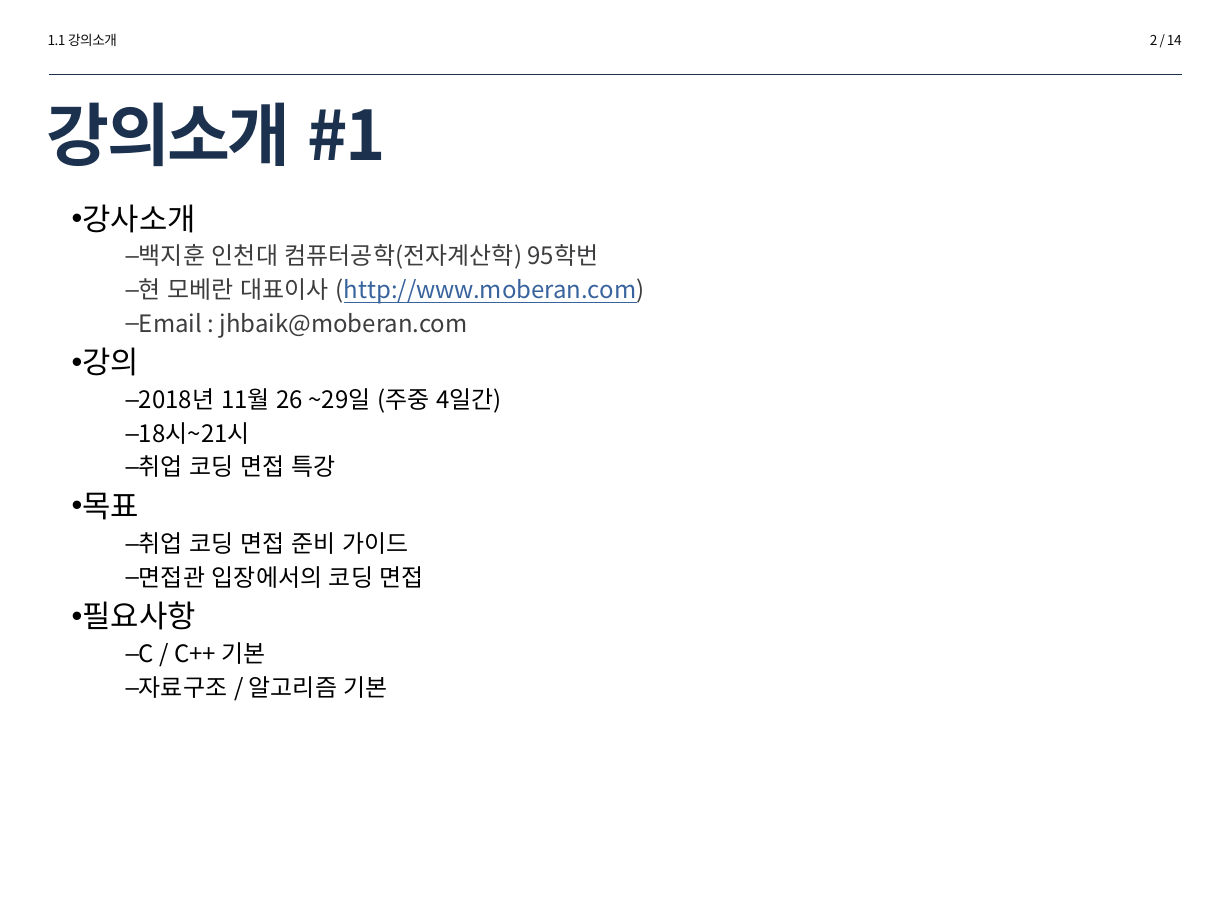
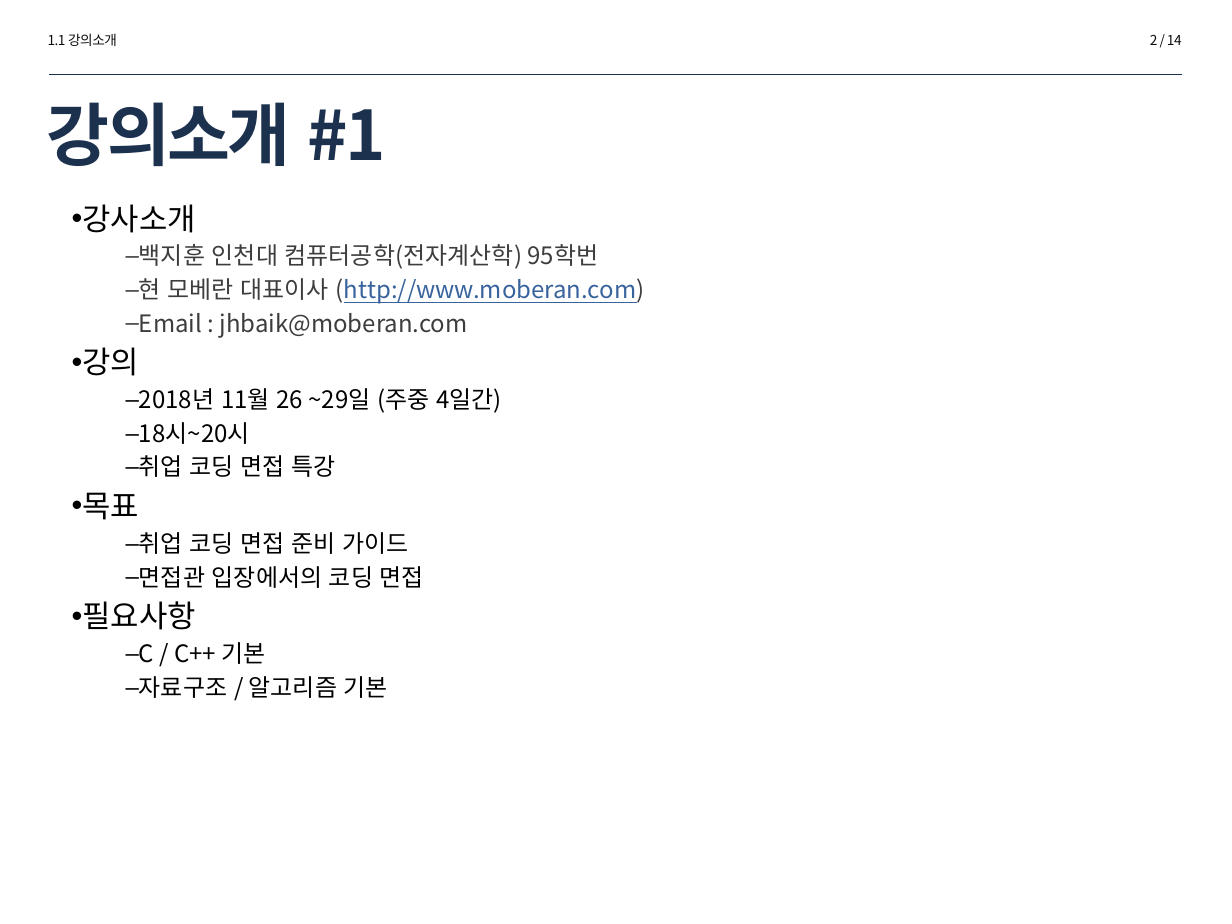
Before and after one commit to zoops/2018-interviewcoding, a slide deck: slide 2 of doc/2018-inu-취업코딩면접특강-01.pptx. Drawn at 1232x924 pixels with LibreOffice and Linux fonts; fonts in the diff are those of the drawing. Boxes give left, top, right and bottom in pixels: in the first picture for what was removed or moved away, otherwise in the second. Text is boxed around its words. In the diff, an @@ line names an element or a change of style, - is before the commit and + after.

```diff
--- a/doc/2018-inu-취업코딩면접특강-01.pptx
+++ b/doc/2018-inu-취업코딩면접특강-01.pptx
@@ text at (x1=139, y1=422, x2=250, y2=444): text changed @@
-  – 18시~21시
+  – 18시~20시
```
Also in this commit, not shown: 1 other slide changed.
